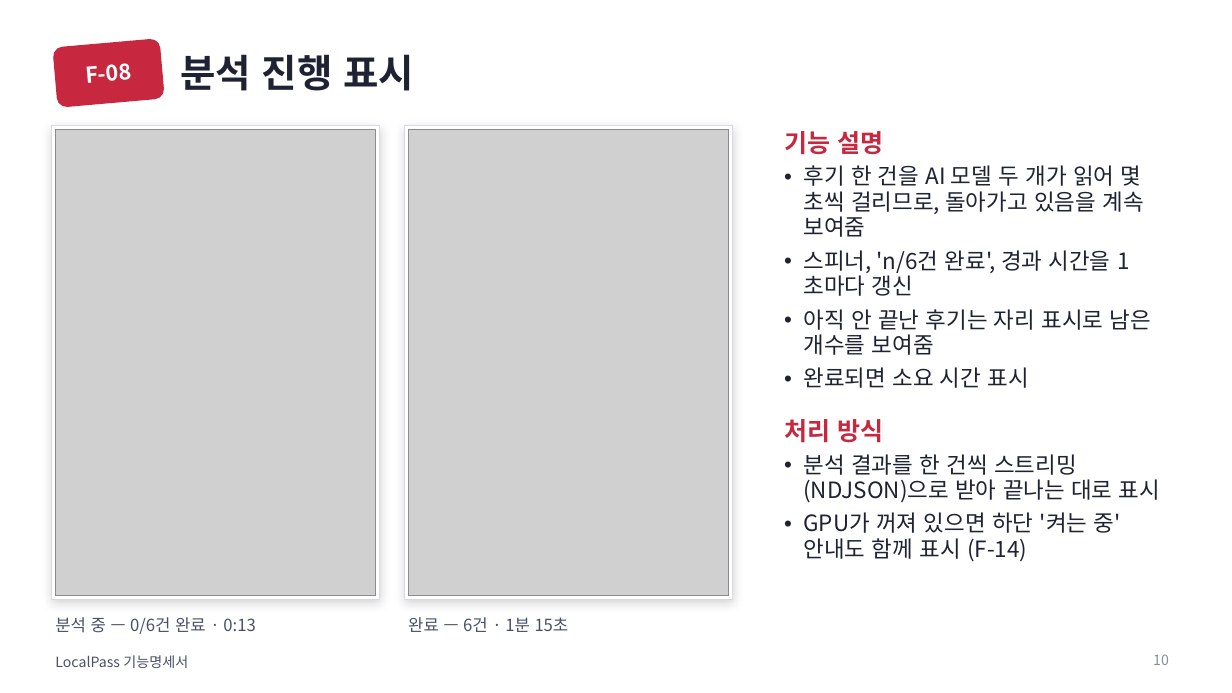
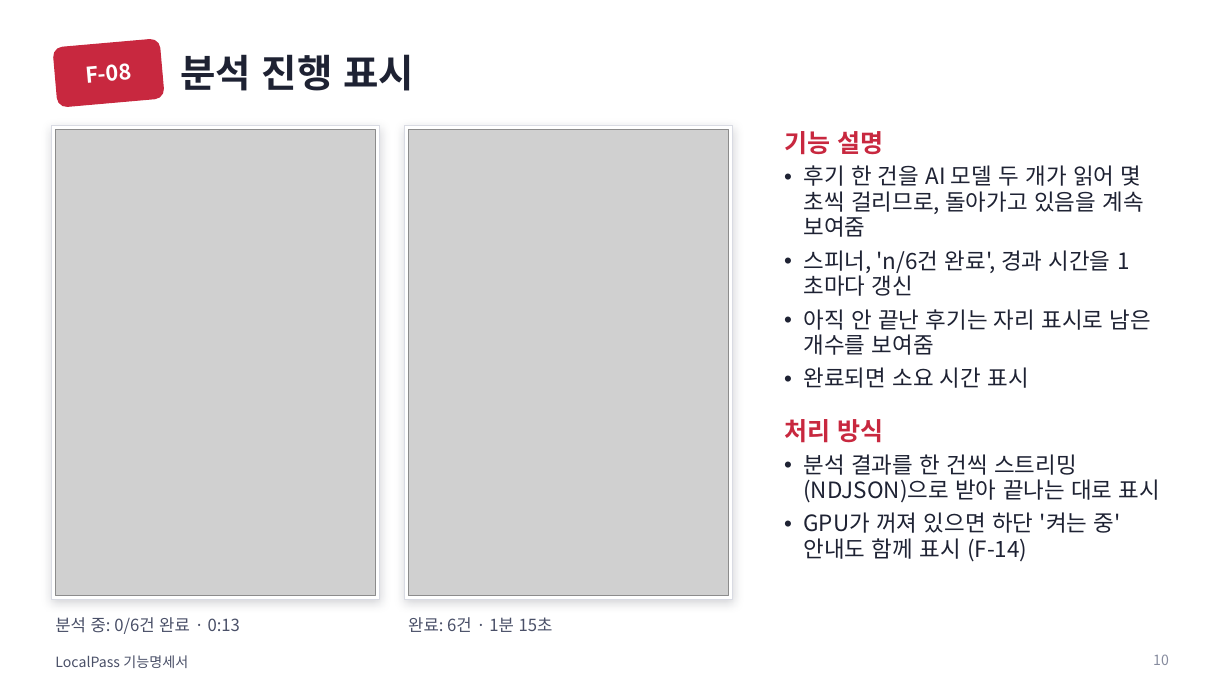
Before and after one commit to 55wind/localpass, a slide deck: slide 10 of docs/LocalPass_기능명세서.pptx. Drawn at 1232x693 pixels with LibreOffice and Linux fonts; fonts in the diff are those of the drawing; grey boxes stand for pictures. Boxes give left, top, right and bottom in pixels: in the first picture for what was removed or moved away, otherwise in the second. Text is boxed around its words. In the diff, an @@ line names an element or a change of style, - is before the commit and + after.

```diff
--- a/docs/LocalPass_기능명세서.pptx
+++ b/docs/LocalPass_기능명세서.pptx
@@ text at box(55, 617, 240, 634): text changed @@
-분석 중 — 0/6건 완료 · 0:13
+분석 중: 0/6건 완료 · 0:13
@@ text at box(408, 617, 553, 632): text changed @@
-완료 — 6건 · 1분 15초
+완료: 6건 · 1분 15초
```
Also in this commit, not shown: 12 other slides changed, 6 other files.
